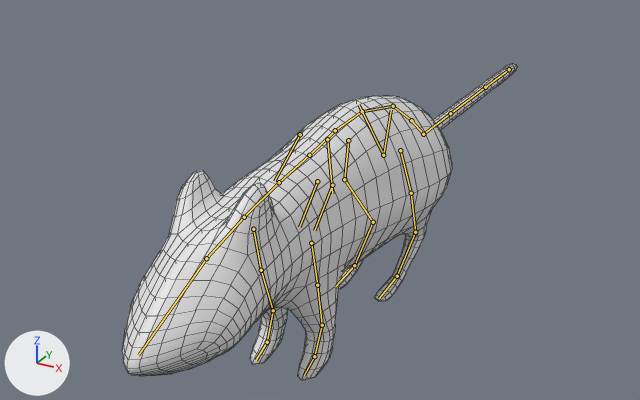
What one commit did to the Blender file Models/RatCharacter/rat.blend.
Before and after are seen from a 50 mm camera at (1.54, -3.01, 2.01) aimed at (-0.24, 0.22, 0.4). Lighting does not change. The marker at lower left points along +X, +Y and +Z. The bones that bend it are drawn over the model as lines. Mesh edges are drawn as thin lines.

Objects in the first picture: 'Rat'.
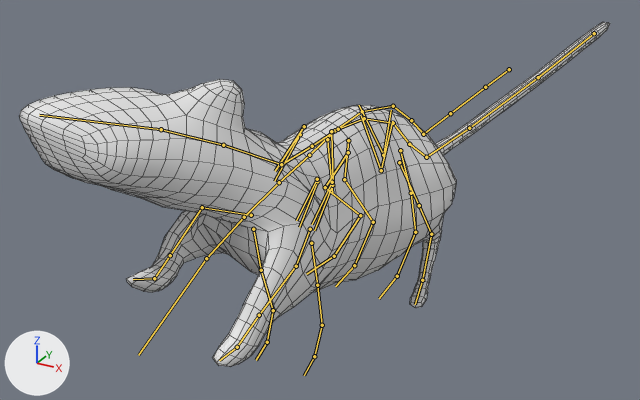
The newer file adds an action. The first version stands in its rest pose; the second is drawn at frame 11 of the action 'Attack'.

Pixel boxes [x1, y1, x2, y2] of what changed, in the pictures (640 x 400 px):
'Rat', posed (49% wider, 9% taller)
    before: [122, 64, 517, 380]
    after: [19, 22, 610, 367]

The change in detail:
Bone 'torso' (bone_torso) moves from (0.0, 0.0, 0.0) to (0.0, 0.0, -0.1).
Bone 'torso' (bone_torso) turns from (0, 0, 0) to (-8, 0, 0) degrees about its own x, y and z.
Bone 'spine_master.003' (bone_spine_master_003) turns from (0, 0, 0) to (8, -4, -9) degrees about its own x, y and z.
Bone 'neck' (bone_neck) turns from (0, 0, 0) to (-29, 19, 30) degrees about its own x, y and z.
Bone 'head' (bone_head) turns from (0, 0, 0) to (-29, 19, 30) degrees about its own x, y and z.
Bone 'front_foot_ik.L' (bone_front_foot_ik_l) moves from (0.0, 0.0, 0.0) to (-0.03, -0.5, 0.35).
Bone 'front_foot_ik.L' (bone_front_foot_ik_l) turns from (0, 0, 0) to (-24, 14, -4) degrees about its own x, y and z.
Bone 'front_foot_ik.R' (bone_front_foot_ik_r) moves from (0.0, 0.0, 0.0) to (-0.18, -0.46, 0.53).
Bone 'front_foot_ik.R' (bone_front_foot_ik_r) turns from (0, 0, 0) to (-49, -39, 0) degrees about its own x, y and z.
Bone 'foot_ik.L' (bone_foot_ik_l) moves from (0.0, 0.0, 0.0) to (0.16, 0.03, 0.0).
Bone 'foot_ik.L' (bone_foot_ik_l) turns from (0, 0, 0) to (0, 0, 13) degrees about its own x, y and z.
Bone 'foot_ik.R' (bone_foot_ik_r) moves from (0.0, 0.0, 0.0) to (-0.15, 0.0, 0.03).
Bone 'foot_ik.R' (bone_foot_ik_r) turns from (0, 0, 0) to (0, 0, -14) degrees about its own x, y and z.
